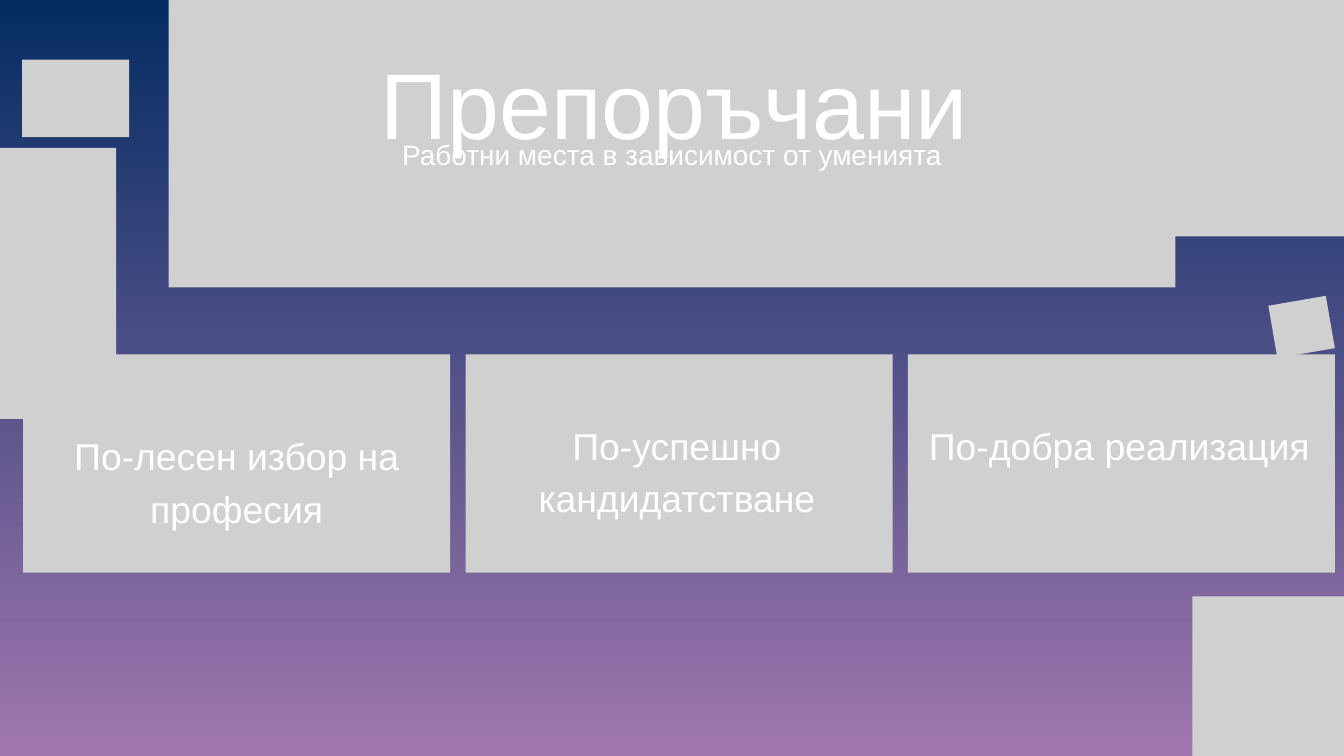
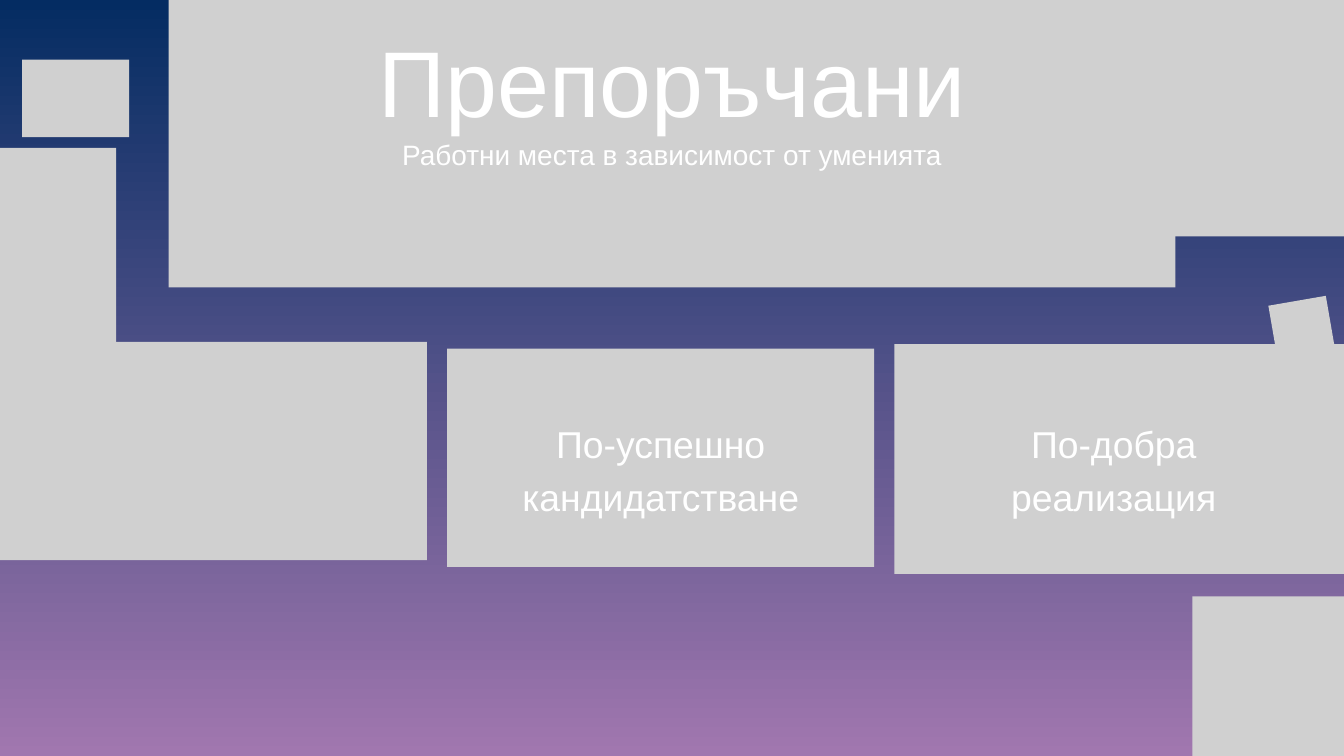
Before and after one commit to AntoniaMiteva/StarHire, a slide deck: slide 15 of StarHire.pptx. Drawn at 1344x756 pixels with LibreOffice and Linux fonts; fonts in the diff are those of the drawing; grey boxes stand for pictures. Boxes give left, top, right and bottom in pixels: in the first picture for what was removed or moved away, otherwise in the second. Text is boxed around its words. In the diff, an @@ line names an element or a change of style, - is before the commit and + after.

```diff
--- a/StarHire.pptx
+++ b/StarHire.pptx
@@ text "Препоръчани": place and size @@
-text "Препоръчани" at (381,75,968,156)
+text "Препоръчани" at (378,53,965,134)
@@ picture: place and size @@
-picture at (23,354,450,573)
+picture at (0,342,427,560)
@@ picture: place and size @@
-picture at (466,354,892,573)
+picture at (447,349,874,567)
@@ picture: place and size @@
-picture at (908,354,1335,573)
+picture at (894,344,1344,574)
@@ text "По-успешно кандидатстване": place and size @@
-text "По-успешно кандидатстване" at (539,435,816,519)
+text "По-успешно кандидатстване" at (522,433,799,518)
@@ text "По-добра реализация" rewrapped from (929,433,1310,467) to (1011,431,1216,518) @@
@@ text removed at (74,443,399,530) @@
-По-лесен избор на професия
```
Also in this commit, not shown: 1 slide added, 1 other file.
